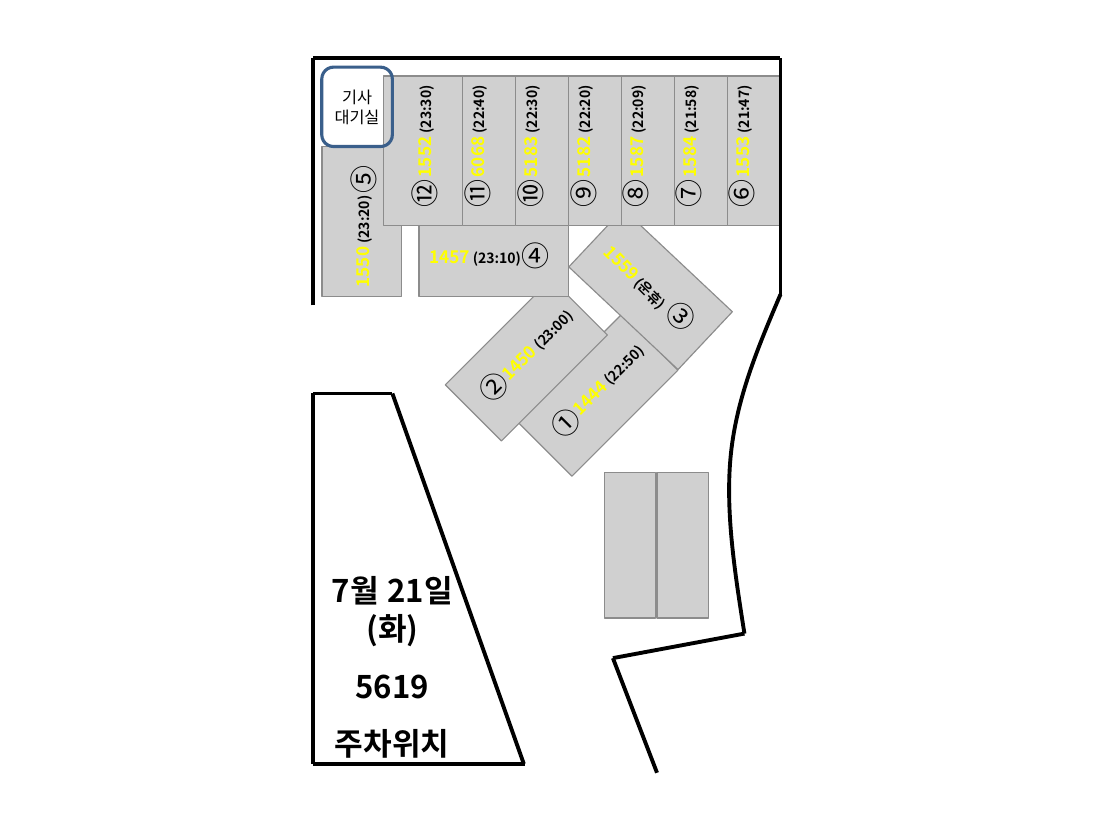
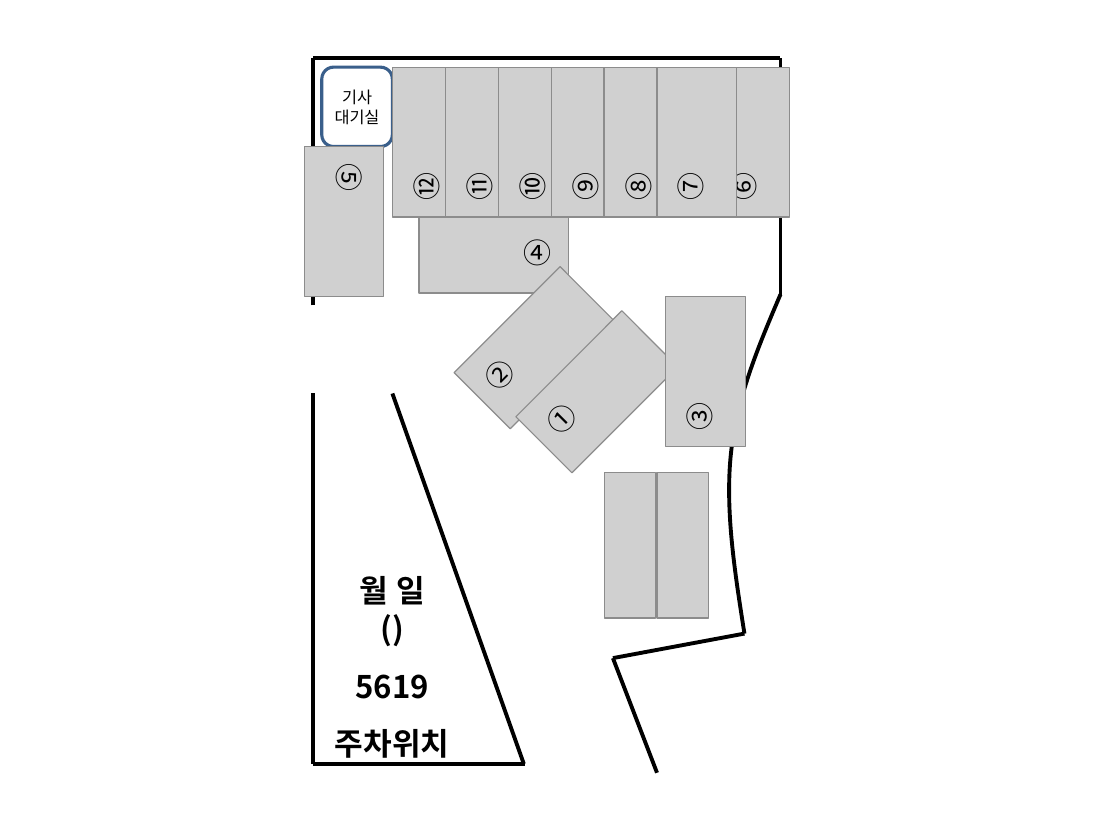
Before and after one commit to woenho-daum/newsetc2, a slide deck: slide 2 of 배차작업/야간주차/5619야간주차.pptm. Drawn at 1120x840 pixels with LibreOffice and Linux fonts; fonts in the diff are those of the drawing; grey boxes stand for pictures. Boxes give left, top, right and bottom in pixels: in the first picture for what was removed or moved away, otherwise in the second. Text is boxed around its words. In the diff, an @@ line names an element or a change of style, - is before the commit and + after.

```diff
--- a/배차작업/야간주차/5619야간주차.pptm
+++ b/배차작업/야간주차/5619야간주차.pptm
@@ text removed at (412,90,437,176) @@
-1552 (23:30)
@@ text removed at (465,90,490,176) @@
-6068 (22:40)
@@ text removed at (518,90,543,176) @@
-5183 (22:30)
@@ text removed at (570,90,595,176) @@
-5182 (22:20)
@@ text removed at (623,90,648,176) @@
-1587 (22:09)
@@ text removed at (676,90,701,176) @@
-1584 (21:58)
@@ text removed at (729,90,754,176) @@
-1553 (21:47)
@@ picture: place and size @@
-picture at (321,147,401,297)
+picture at (305,147,384,297)
@@ text "⑤": place and size @@
-text "⑤" at (342,168,383,192)
+text "⑤" at (331,165,372,190)
@@ text "⑤" at (331,165,372,190): rotation 270 to 90 degrees @@
@@ rotation 90 to 270 degrees in 7 elements at (617,175,658,201), (458,175,499,201), (722,175,763,201), (564,175,605,201), (670,175,711,199), (511,175,552,201), (405,175,446,201) @@
@@ text removed at (350,201,375,286) @@
-1550 (23:20)
@@ picture at (419,213,570,293): rotation 313 to 270 degrees @@
@@ text removed at (429,250,521,266) @@
-1457 (23:10)
@@ 8 pictures: place and size @@
-8 pictures at (384,76,781,441)
+8 pictures at (392,67,790,429)
@@ text removed at (634,270,656,301) @@
-1559 (운휴)
@@ picture at (665,297,745,447): rotation 270 to 0 degrees @@
@@ picture: place and size @@
-picture at (516,314,679,477)
+picture at (516,311,679,473)
@@ text removed at (543,321,569,332) @@
-1450 (23:00)
@@ text "②": place and size @@
-text "②" at (459,386,500,404)
+text "②" at (465,375,506,393)
@@ text removed at (613,357,639,368) @@
-1444 (22:50)
@@ text "①": place and size @@
-text "①" at (531,423,572,441)
+text "①" at (527,419,568,437)
@@ line removed from (392, 393) to (314, 393) @@
@@ text "③": place and size @@
-text "③" at (663,299,683,322)
+text "③" at (678,404,719,429)
@@ text "③" at (678,404,719,429): rotation 43 to 270 degrees @@
@@ text at (359,576,426,605): text changed @@
-7월 21일
-(화)
+월 일
+()
```
Also in this commit, not shown: 1 other slide changed, 1 slide added, 7 other files.
